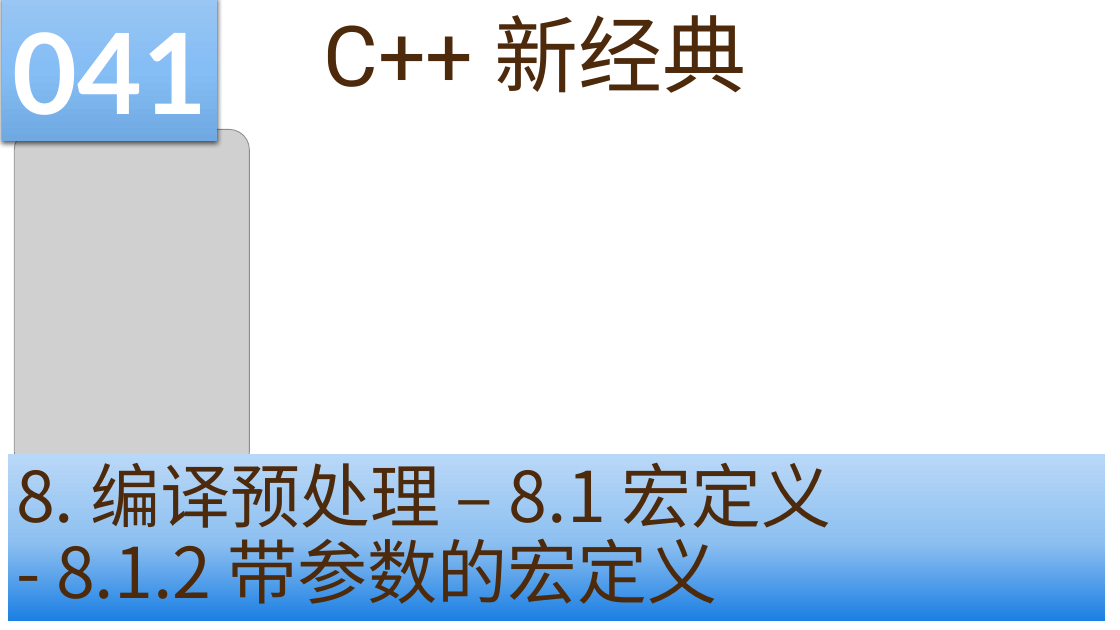
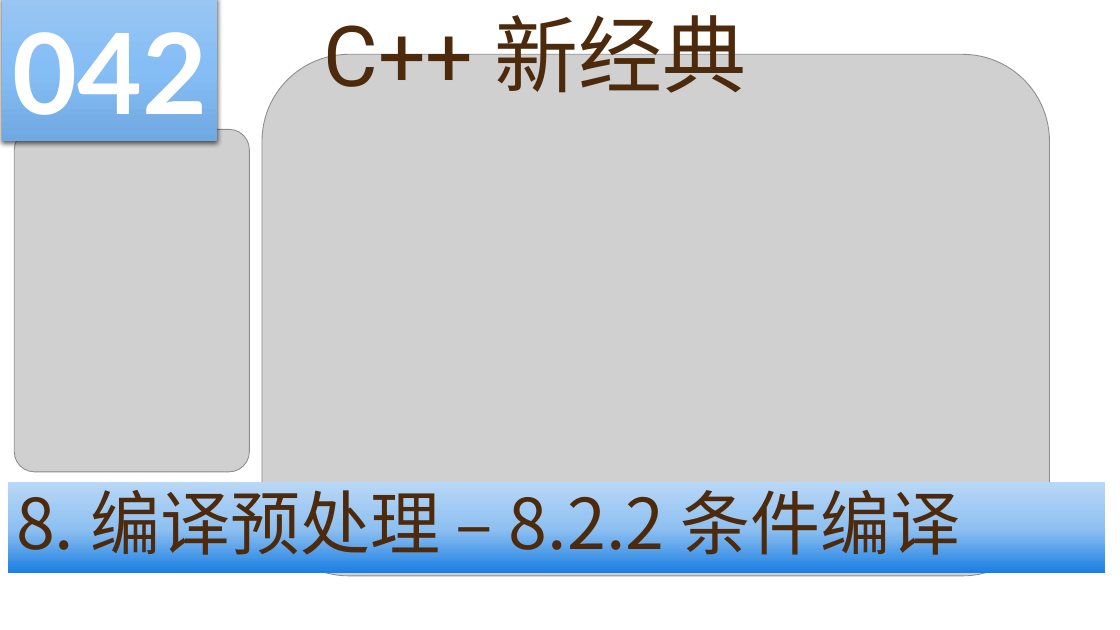
Before and after one commit to yasenstar/learn_cpp, a slide deck: slide 42 of cpp_new/C++ 新经典.pptx. Drawn at 1120x630 pixels with LibreOffice and Linux fonts; fonts in the diff are those of the drawing; grey boxes stand for pictures; background and template pictures are left out. Boxes give left, top, right and bottom in pixels: in the first picture for what was removed or moved away, otherwise in the second. Text is boxed around its words. In the diff, an @@ line names an element or a change of style, - is before the commit and + after.

```diff
--- a/cpp_new/C++ 新经典.pptx
+++ b/cpp_new/C++ 新经典.pptx
@@ text in rectangle at <box>12,32,207,115</box>: text changed @@
-041
+042
@@ picture added at <box>262,55,1050,576</box> @@
@@ rectangle "8. 编译预处理 – 8.2.2 条件编译": place and size @@
-rectangle "8. 编译预处理 – 8.2.2 条件编译" at <box>8,455,1105,622</box>
+rectangle "8. 编译预处理 – 8.2.2 条件编译" at <box>8,481,1105,573</box>
@@ text in rectangle at <box>16,479,960,567</box>: text changed @@
-8. 编译预处理 – 8.1 宏定义
-- 8.1.2 带参数的宏定义
+8. 编译预处理 – 8.2.2 条件编译
```
Also in this commit, not shown: 10 other slides changed, 1 slide added, 29 other files.
